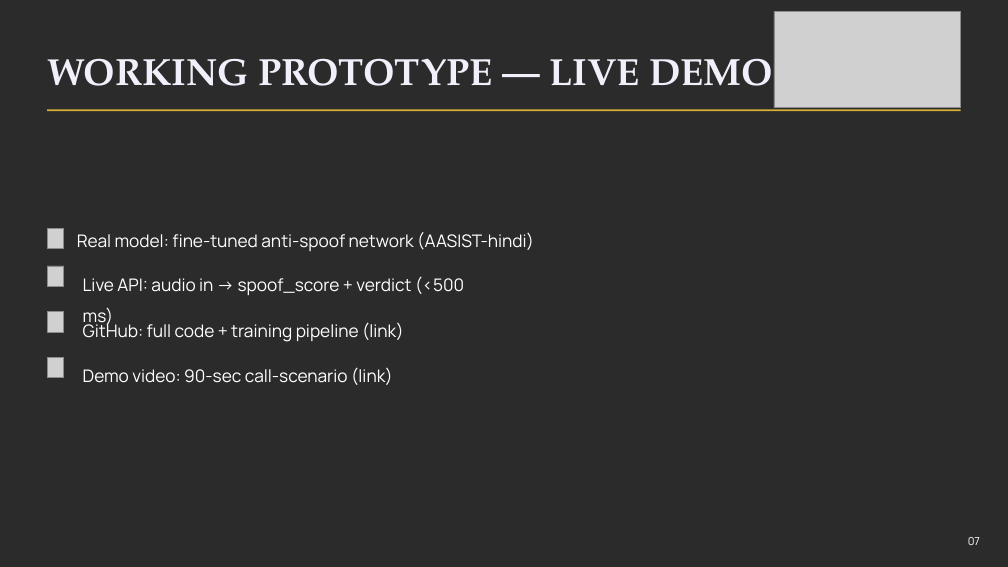
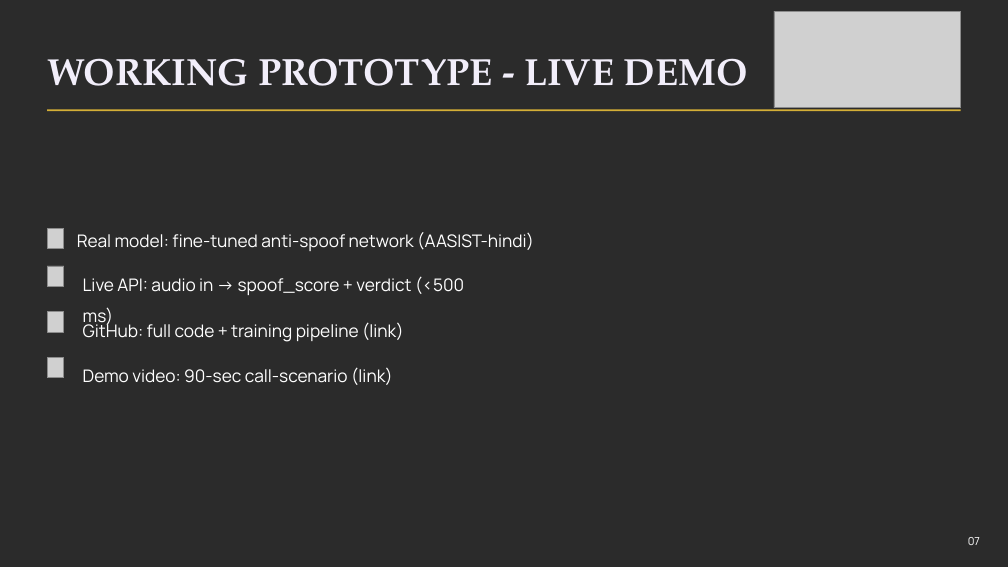
Before and after one commit to harshgounder/eldershield, a slide deck: slide 7 of assets/Kavach_IIC3_deck.pptx. Drawn at 1008x567 pixels with LibreOffice and Linux fonts; fonts in the diff are those of the drawing; grey boxes stand for pictures; background and template pictures are left out; a plain dark background stands for a picture behind light text. Boxes give left, top, right and bottom in pixels: in the first picture for what was removed or moved away, otherwise in the second. Text is boxed around its words. In the diff, an @@ line names an element or a change of style, - is before the commit and + after.

Commit message:
hygiene: strip machine paths and venv refs, remove em dashes from tracked text, fix deck XML dashes (v1/v2)

```diff
--- a/assets/Kavach_IIC3_deck.pptx
+++ b/assets/Kavach_IIC3_deck.pptx
@@ text at [47,58,748,86]: text changed @@
-WORKING PROTOTYPE — LIVE DEMO
+WORKING PROTOTYPE - LIVE DEMO
```
Also in this commit, not shown: 3 other slides changed, 39 other files.
